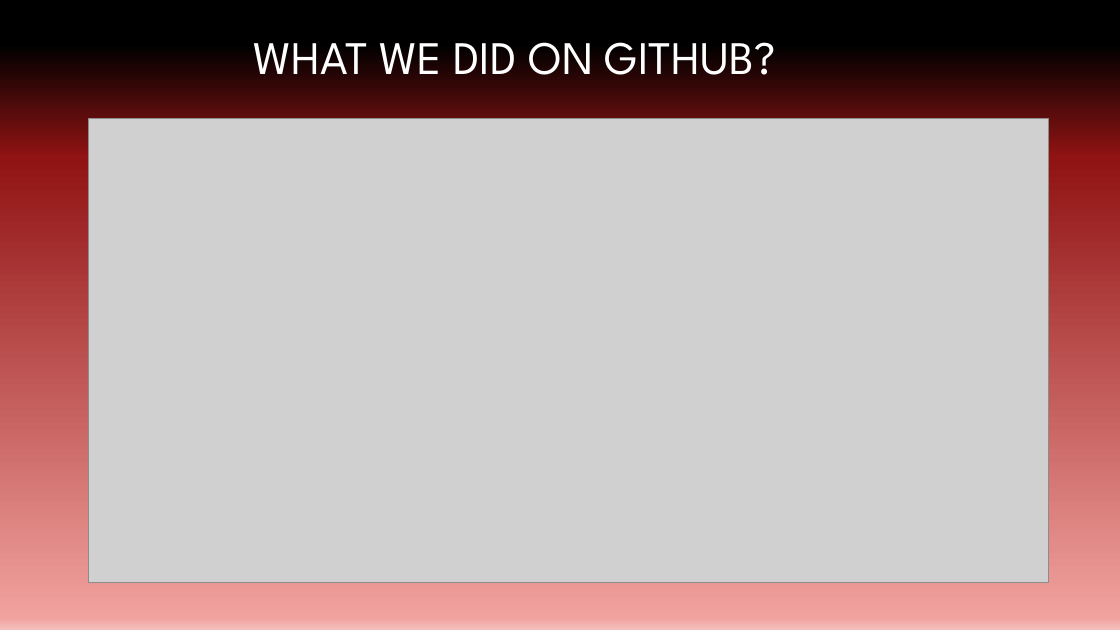
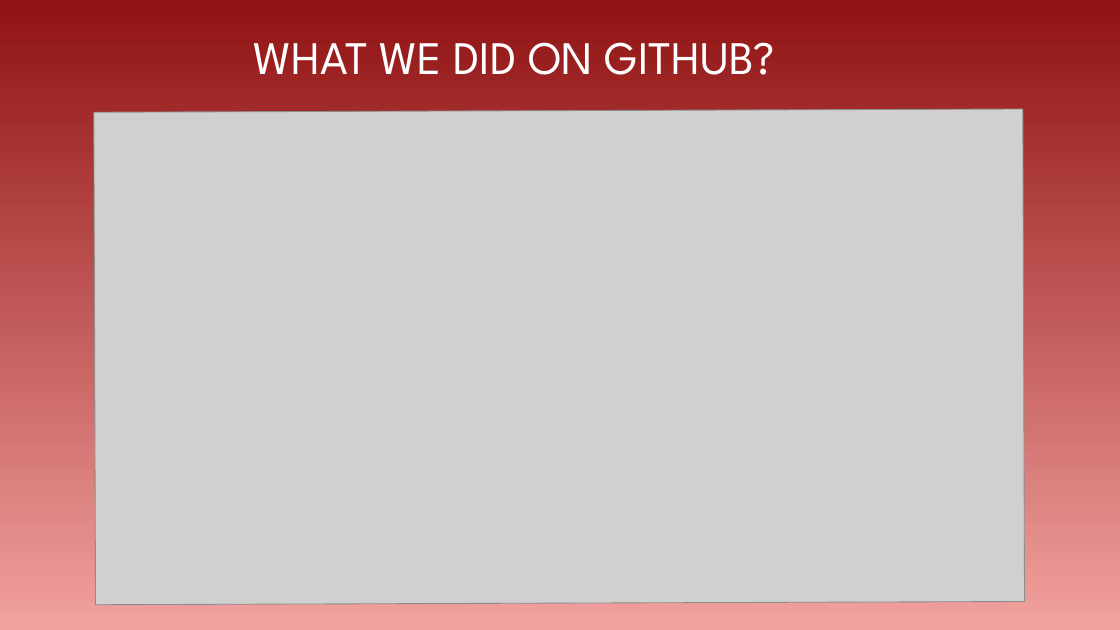
Before and after one commit to Tetiana19/final-project, a slide deck: slide 4 of Dinkievych Tetiana.pptx. Drawn at 1120x630 pixels with LibreOffice and Linux fonts; fonts in the diff are those of the drawing; grey boxes stand for pictures; background and template pictures are left out. Boxes give left, top, right and bottom in pixels: in the first picture for what was removed or moved away, otherwise in the second. Text is boxed around its words. In the diff, an @@ line names an element or a change of style, - is before the commit and + after.

```diff
--- a/Dinkievych Tetiana.pptx
+++ b/Dinkievych Tetiana.pptx
@@ background gradient #000000 to #911313 to #F1A19E to #F5C0BE to gradient #911313 to #F1A19E @@
@@ picture at (94, 109, 1025, 605): rotation 0 to 359 degrees @@
```
Also in this commit, not shown: 9 other slides changed, 1 other file.
